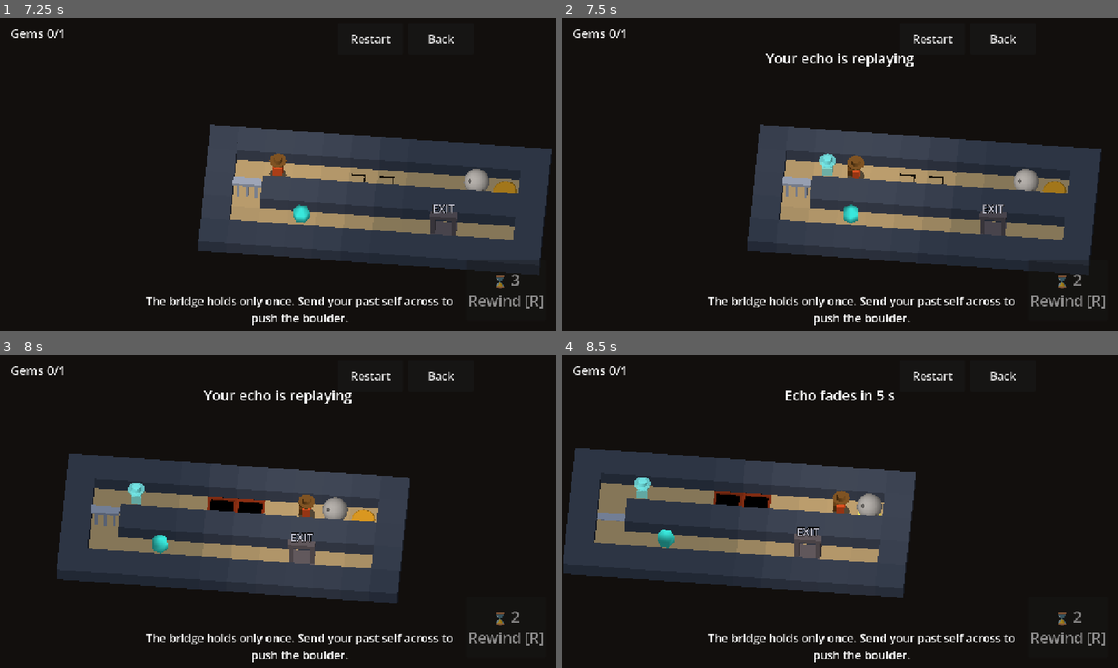
Above: before the commit, frames 1-4 (two rows, left to right).
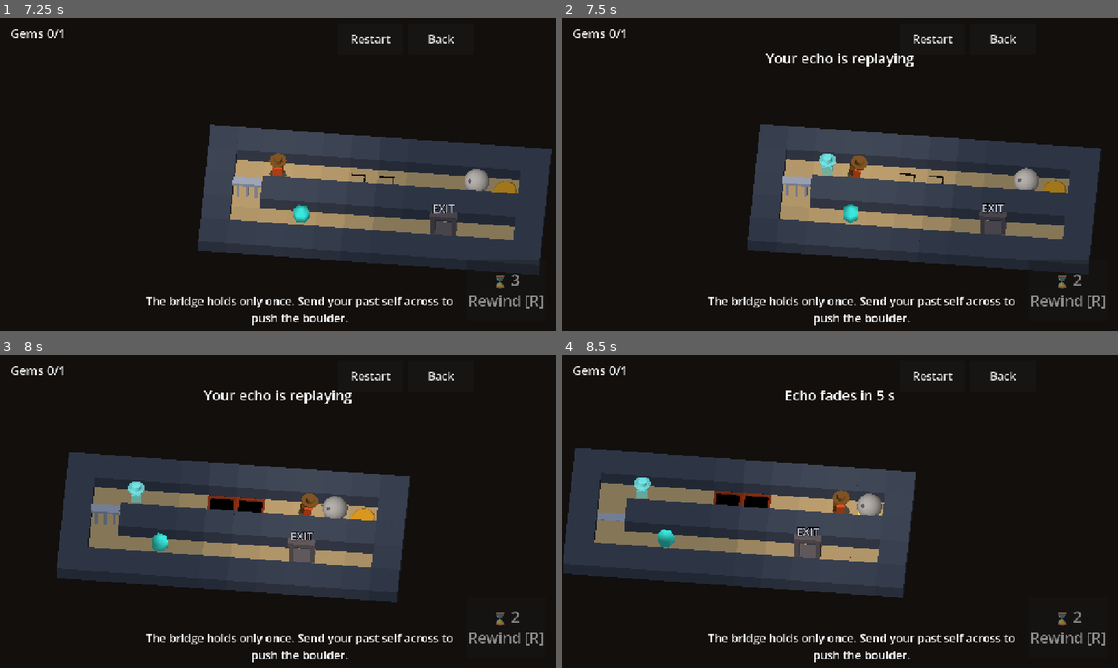
Above: after the commit, the same moments.

Repository: jamik111/relicbound
Game: Godot game, scene res://scenes/boot.tscn
Two runs of this game, one before a commit and one after it. Both use one fixed random seed, a clock stepped at 60 frames per second and the inputs below.
Inputs (mouse positions are in pixels of both pictures, inside the frame that each line leads up to):
- Up to frame 1 (7.25 s): click "1: Hold the gate" at 0.5 s; click "Restart" at 1.25 s; click "Restart" at 2 s; click "Restart" at 2.75 s; click "⌛ 3 Rewind [R]" at 3.5 s; click "⌛ 2 Rewind [R]" at 4.25 s; click "⌛ 1 Rewind [R]" at 5 s; click "Back" at 5.75 s; click "2: One-way bridge" at 6.5 s
- Up to frame 2 (7.5 s): tap Enter at 7.25 s; move the mouse to (962, 158) at 7.27 s; hold D (move_right) from 7.28 s (still down); hold R (rewind) from 7.28 s (still down); click (962, 158) at 7.42 s
- Up to frame 3 (8 s): keep holding D (move_right); keep holding R (rewind)
- Up to frame 4 (8.5 s): release D (move_right) at 8 s; release R (rewind) at 8 s; drag from (728, 527) to (812, 574) at 8.02 s

Frame 1 is identical in both runs. In frame 2, 1.0% of the frame differs, in the area x 33-97%, y 34-83%; in frame 3, 1.7%, in the area x 10-74%, y 31-80%; in frame 4, less than 0.1%.

Commit message:
Walk instead of hop: a slight bob and a forward lean
Playtest 8: the hero is a person, and a person doesn't hop. Each step now has a
small bob and a forward lean that settles when you stop. View only.

Co-Authored-By: Claude Opus 5.5 <noreply@anthropic.com>

Diff:
--- a/game/view/level_view.gd
+++ b/game/view/level_view.gd
@@ -49,12 +49,12 @@
 const KEY_SHAPES: Array[String] = ["♦", "●", "▲", "■"]
 const PLAYER_DEAD_TINT: Color = Color(1.0, 0.25, 0.2)
 const GEM_SPIN_SPEED: float = 2.5
-## The step is a hop (Crossy Road-like feel): a small arc, a stretch in the air and a squash on landing. View only.
-const HOP_HEIGHT: float = 0.18
-const HOP_STRETCH: float = 0.14
-const HOP_SQUASH: float = 0.2
-## How long the landing squash lasts, in ticks after touching down.
-const LAND_TICKS: float = 0.8
+## A step is a walk, not a hop (playtest 8: "a person won't hop"): a slight bob each step and a forward lean while
+## moving that settles when you stop. View only.
+const STEP_BOB: float = 0.05
+const WALK_LEAN: float = 0.14  # radians
+## How long the lean takes to settle after the last step, in ticks.
+const SETTLE_TICKS: float = 1.5
 const GEM_BOB_HEIGHT: float = 0.06
 const PLATE_ACTIVE_COLOR: Color = Color(1.0, 0.95, 0.4)
 const ECHO_COLOR: Color = Color(0.5, 1.0, 1.0, 0.8)
@@ -322,7 +322,7 @@
 			var t: float = Time.get_ticks_msec() / 1000.0
 			node.rotation.y = t * GEM_SPIN_SPEED
 			node.position.y += sin(t * 3.0 + id) * GEM_BOB_HEIGHT
-	_hop(_player, _player_from, cell_to_world(_cur.player), (_cur.tick - _player_move_tick + alpha) / player_move_ticks)
+	_walk(_player, _player_from, cell_to_world(_cur.player), (_cur.tick - _player_move_tick + alpha) / player_move_ticks)
 	_player.rotation.y = atan2(float(_cur.facing.x), float(_cur.facing.y))
 	if not _cur.alive:
 		_player.scale = Vector3(1.2, 0.25, 1.2)
@@ -336,22 +336,22 @@
 	for e: SimEcho in _cur.echoes:
 		var view: Dictionary = _echo_views[e.id]
 		var node: Node3D = view["node"]
-		_hop(node, view["from"] as Vector3, cell_to_world(e.cell), (_cur.tick - int(view["tick"]) + alpha) / player_move_ticks)
+		_walk(node, view["from"] as Vector3, cell_to_world(e.cell), (_cur.tick - int(view["tick"]) + alpha) / player_move_ticks)
 		node.rotation.y = atan2(float(e.facing.x), float(e.facing.y))
 
 
-## Places a walker `p` of the way through a step (0..1, more while landing). Ease out across, so most of the step shows
-## at once and the character reacts the moment you press (playtest 6).
-static func _hop(node: Node3D, from: Vector3, to: Vector3, p: float) -> void:
+## Places a walker `p` of the way through a step (0..1, more after it). Ease out across, so most of the step shows at
+## once and the character reacts the moment you press (playtest 6).
+static func _walk(node: Node3D, from: Vector3, to: Vector3, p: float) -> void:
 	var t: float = clampf(p, 0.0, 1.0)
 	node.position = from.lerp(to, 1.0 - (1.0 - t) * (1.0 - t))
+	node.scale = Vector3.ONE
 	if from.is_equal_approx(to):
-		node.scale = Vector3.ONE
+		node.rotation.x = 0.0
 		return
-	node.position.y += HOP_HEIGHT * 4.0 * t * (1.0 - t)
-	var land: float = clampf((p - 1.0) / LAND_TICKS, 0.0, 1.0)
-	var k: float = HOP_STRETCH * sin(PI * t) - (HOP_SQUASH * sin(PI * land) if p > 1.0 else 0.0)
-	node.scale = Vector3(1.0 - k * 0.5, 1.0 + k, 1.0 - k * 0.5)
+	node.position.y += STEP_BOB * 4.0 * t * (1.0 - t)
+	var settle: float = clampf((p - 1.0) / SETTLE_TICKS, 0.0, 1.0)
+	node.rotation.x = WALK_LEAN * minf(t * 3.0, 1.0) * (1.0 - settle * settle)
 
 
 static func cell_to_world(c: Vector2i) -> Vector3:
Not shown, changed: docs/05_GDD_MECHANICS.md
